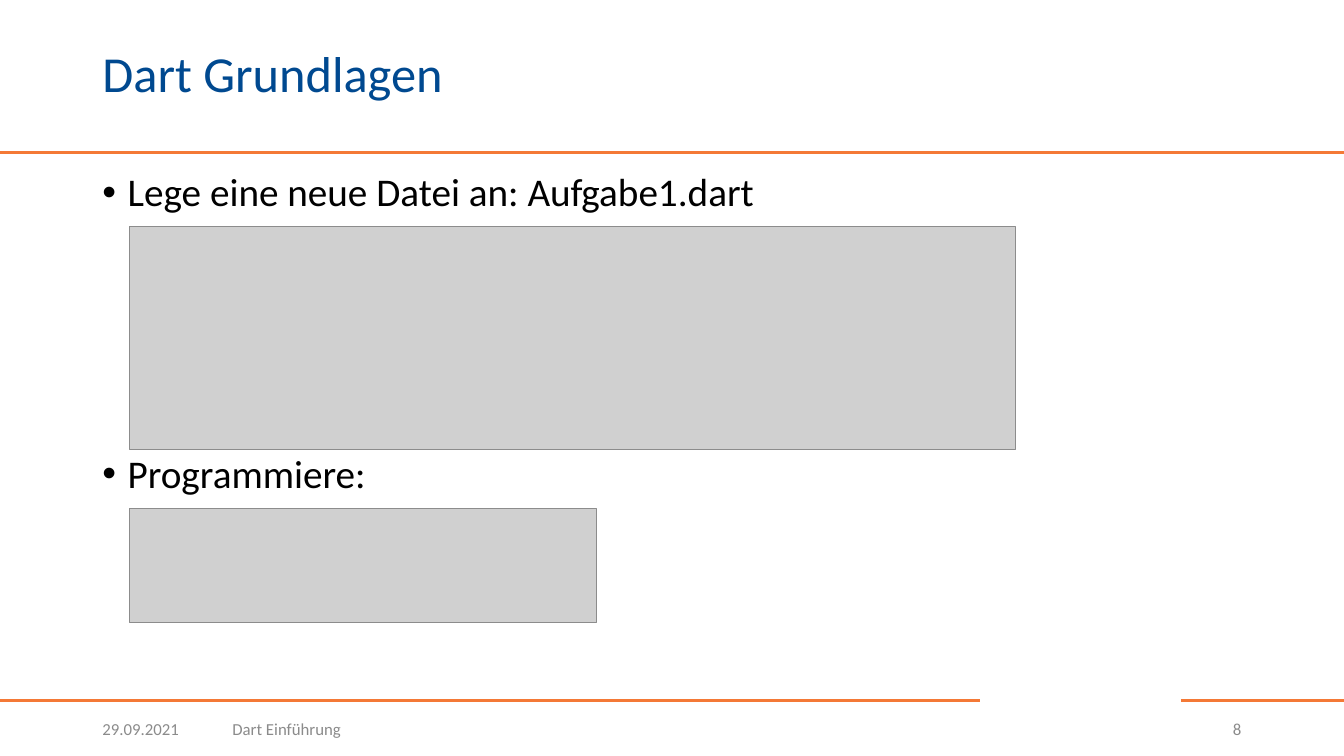
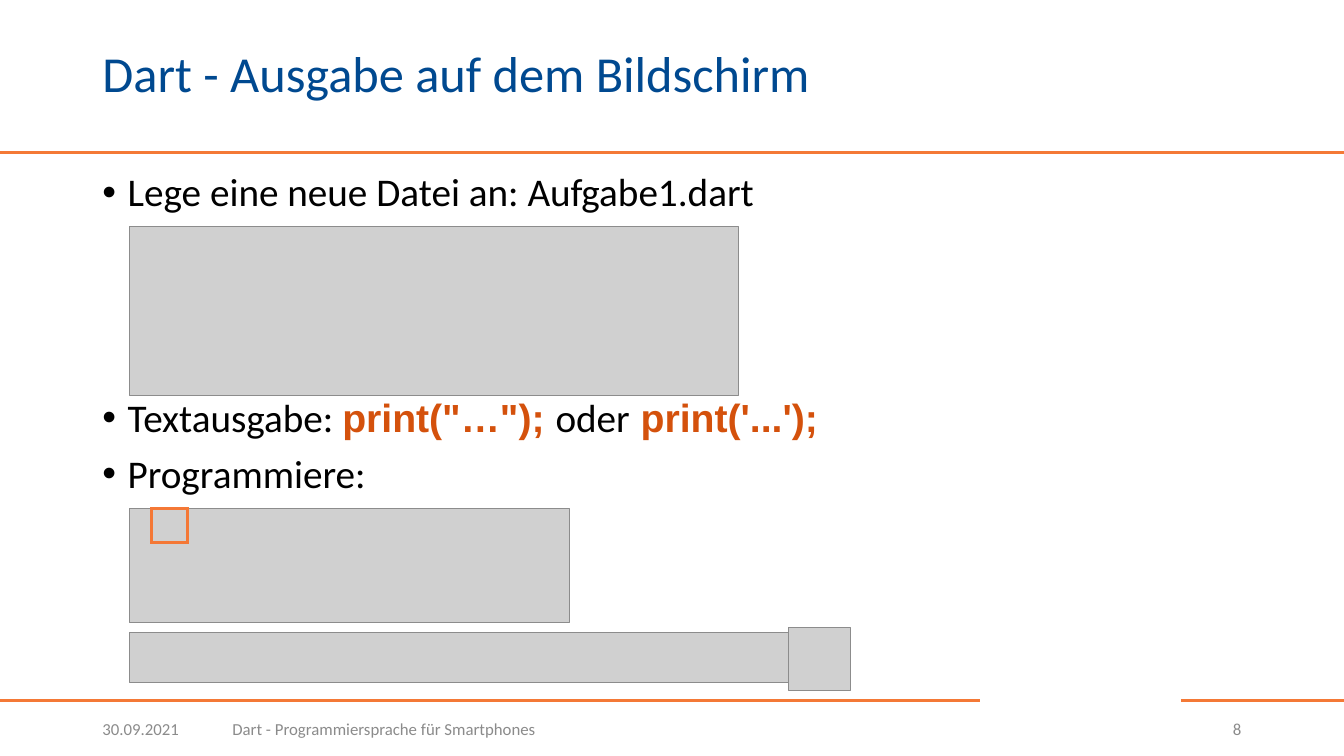
Before and after one commit to BogyMitutoyoCTL/Checklisten-App-2021, a slide deck: slide 8 of Dart.pptx. Drawn at 1344x756 pixels with LibreOffice and Linux fonts; fonts in the diff are those of the drawing; grey boxes stand for pictures; background and template pictures are left out. Boxes give left, top, right and bottom in pixels: in the first picture for what was removed or moved away, otherwise in the second. Text is boxed around its words. In the diff, an @@ line names an element or a change of style, - is before the commit and + after.

```diff
--- a/Dart.pptx
+++ b/Dart.pptx
@@ title at [102,57,810,101]: text changed @@
-Dart Grundlagen
+Dart - Ausgabe auf dem Bildschirm
@@ picture: place and size @@
-picture at [129,227,1015,450]
+picture at [129,227,738,396]
@@ text at [128,403,818,440]: paragraph added @@
+• Textausgabe: print("…"); oder print('...');
@@ picture: place and size @@
-picture at [129,509,596,623]
+picture at [129,509,569,623]
@@ rectangle added at [151,509,188,542], outline #F47836 2.25 pt @@
@@ picture added at [788,628,851,691] @@
@@ picture added at [129,632,850,683] @@
@@ text at [102,724,178,735]: text changed @@
-29.09.2021
+30.09.2021
@@ text at [232,723,535,738]: text changed @@
-Dart Einführung
+Dart - Programmiersprache für Smartphones
```
Also in this commit, not shown: 54 other slides changed, 14 slides added.
